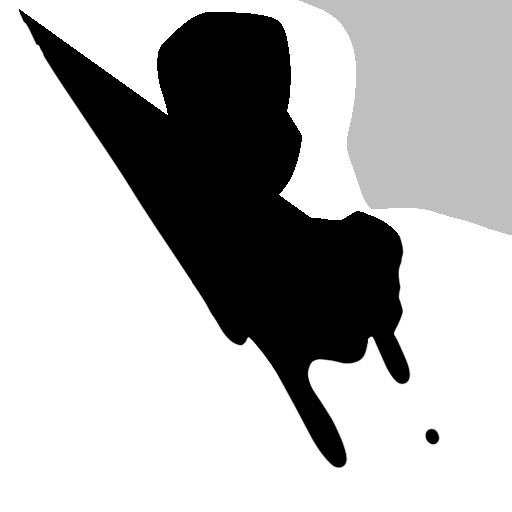
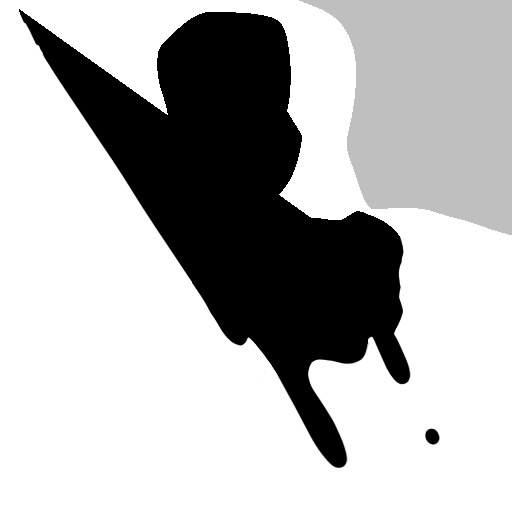
Before/after of a 512x512 layered artwork. What changed in the layer stack:
added layer "Color Fill 2 copy 5" above "Color Fill 2 copy" over [19, 12, 440, 468]
